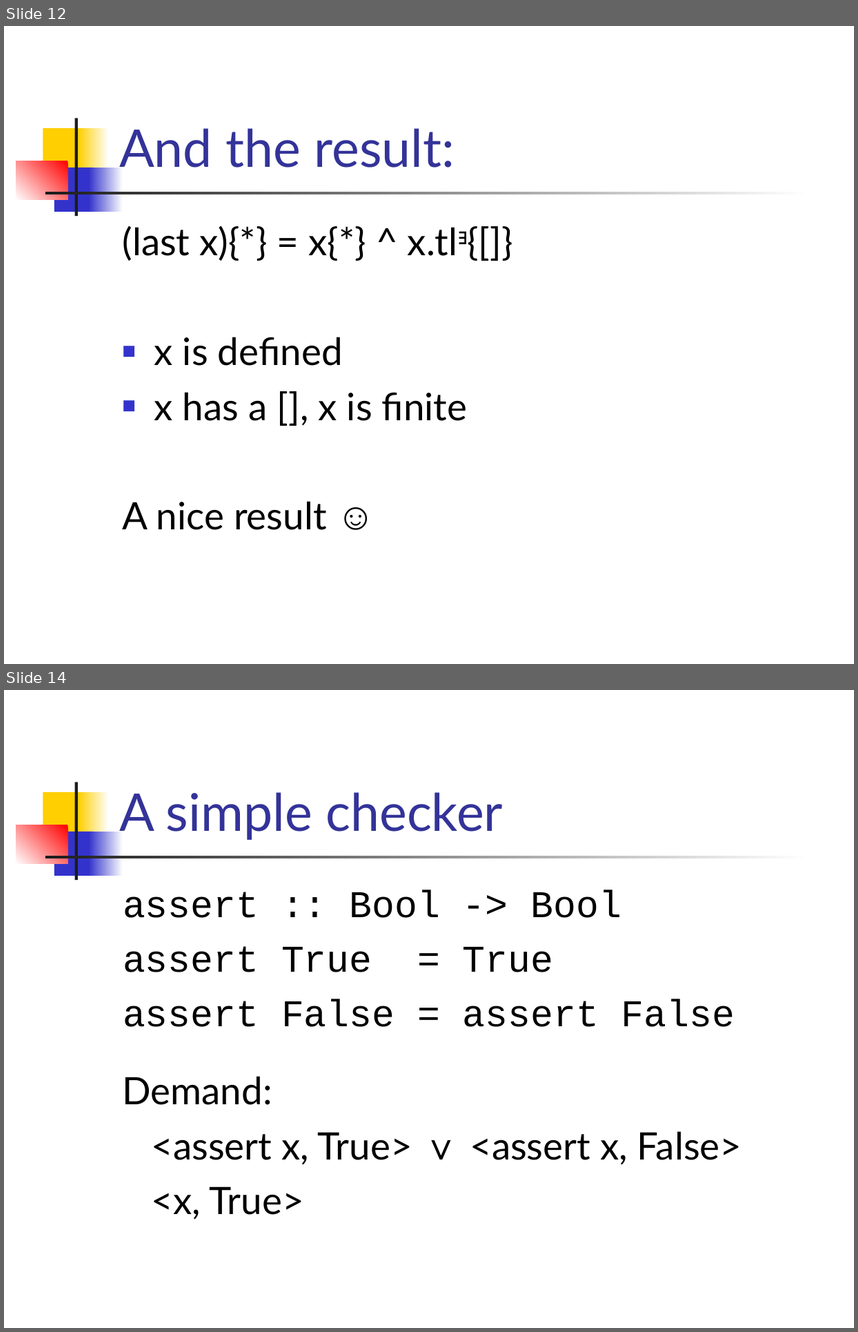
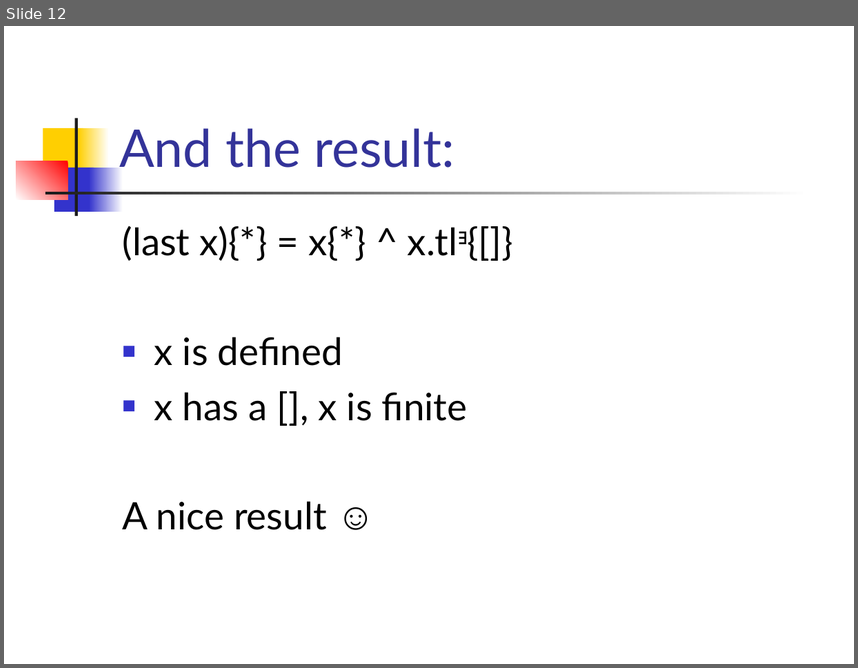
Before and after one commit to ndmitchell/catch, a slide deck: academic/plasma-presentation-termination/catch.ppt. Shown one above the other, each under a label of ours: slides 12 and 14 before the commit, slide 12 after it; the slides between them are not shown. The pictures are 858x1332 and 858x668 pixels, drawn with LibreOffice and Linux fonts; fonts in the diff are those of the drawing. Boxes give left, top, right and bottom in pixels: in the first picture for what was removed or moved away, otherwise in the second. Text is boxed around its words. In the diff, an @@ line names an element or a change of style, - is before the commit and + after.

```diff
--- a/academic/plasma-presentation-termination/catch.ppt
+++ b/academic/plasma-presentation-termination/catch.ppt
@@ slide 14 removed at [4, 690, 854, 1328], background #FFFFFF; not listed: 7 template elements that a slide beside it also shows @@
@@ title removed at [119, 792, 503, 840] @@
-A simple checker
@@ text removed at [123, 889, 735, 1027] @@
-assert :: Bool -> Bool
-assert True = True
-assert False = assert False
@@ text removed at [122, 1076, 742, 1219] @@
-Demand:
-<assert x, True> ∨ <assert x, False>
-<x, True>
```
Also in this commit, not shown: 1 slide changed, 2 slides added, 2 other slides removed, 1 other file.
